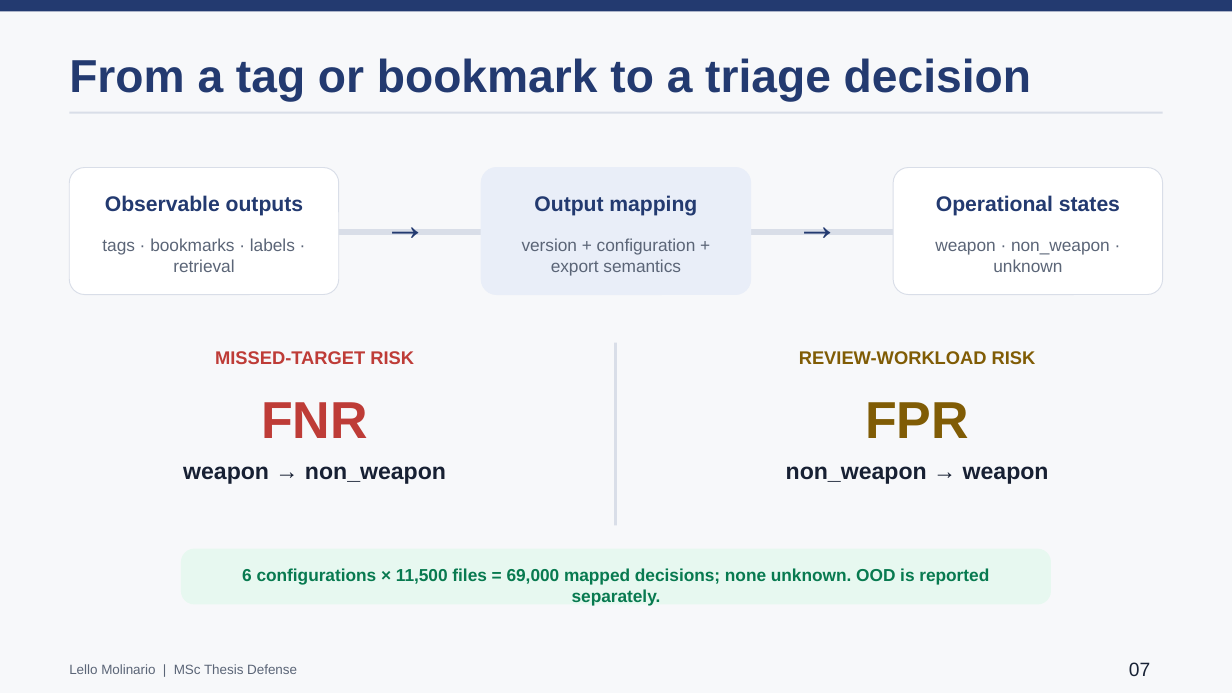
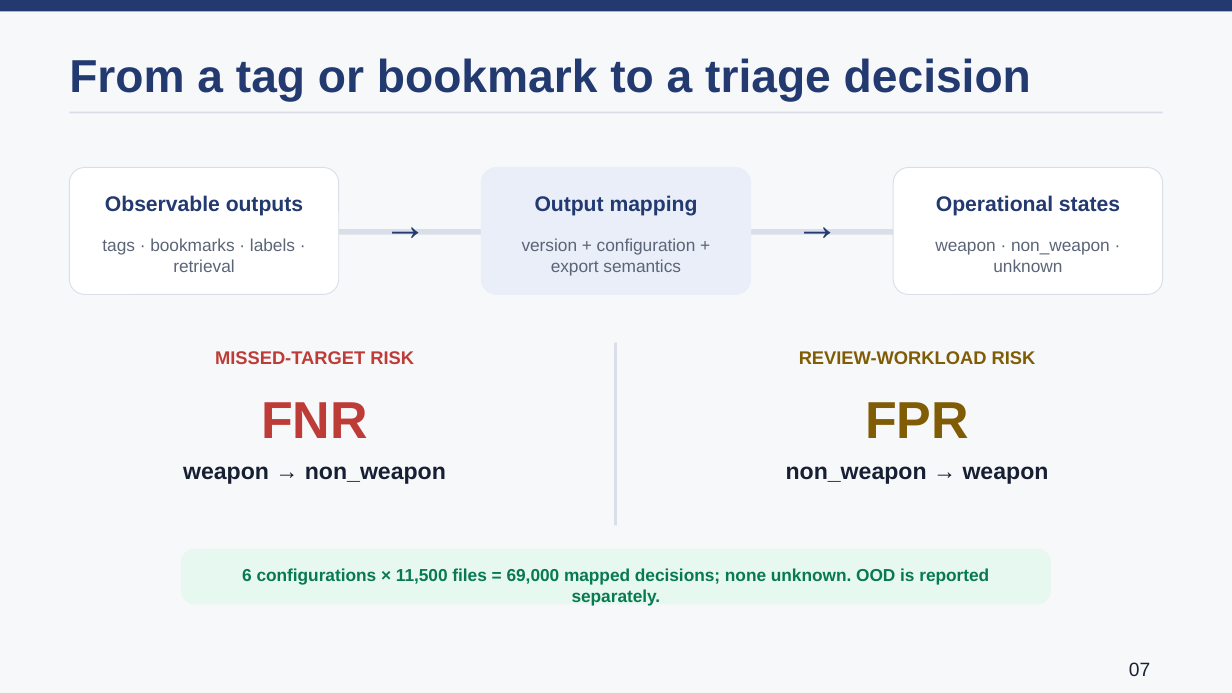
Before and after one commit to lmolinario/Molinario_Thesis_Defense_2026, a slide deck: slide 7 of Molinario_Thesis_Defense_2026.pptx. Drawn at 1232x693 pixels with LibreOffice and Linux fonts; fonts in the diff are those of the drawing. Boxes give left, top, right and bottom in pixels: in the first picture for what was removed or moved away, otherwise in the second. Text is boxed around its words. In the diff, an @@ line names an element or a change of style, - is before the commit and + after.

```diff
--- a/Molinario_Thesis_Defense_2026.pptx
+++ b/Molinario_Thesis_Defense_2026.pptx
@@ text removed at [69, 664, 297, 674] @@
-Lello Molinario | MSc Thesis Defense
```
Also in this commit, not shown: 20 other slides changed, 1 other file.
